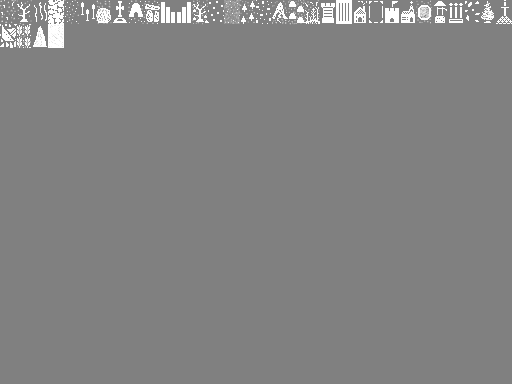
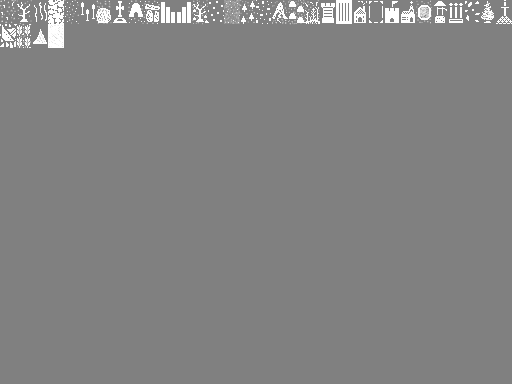
Before/after of a 512×384 layered artwork. What changed in the layer stack:
painted on "Background" over [33, 26, 47, 47]
